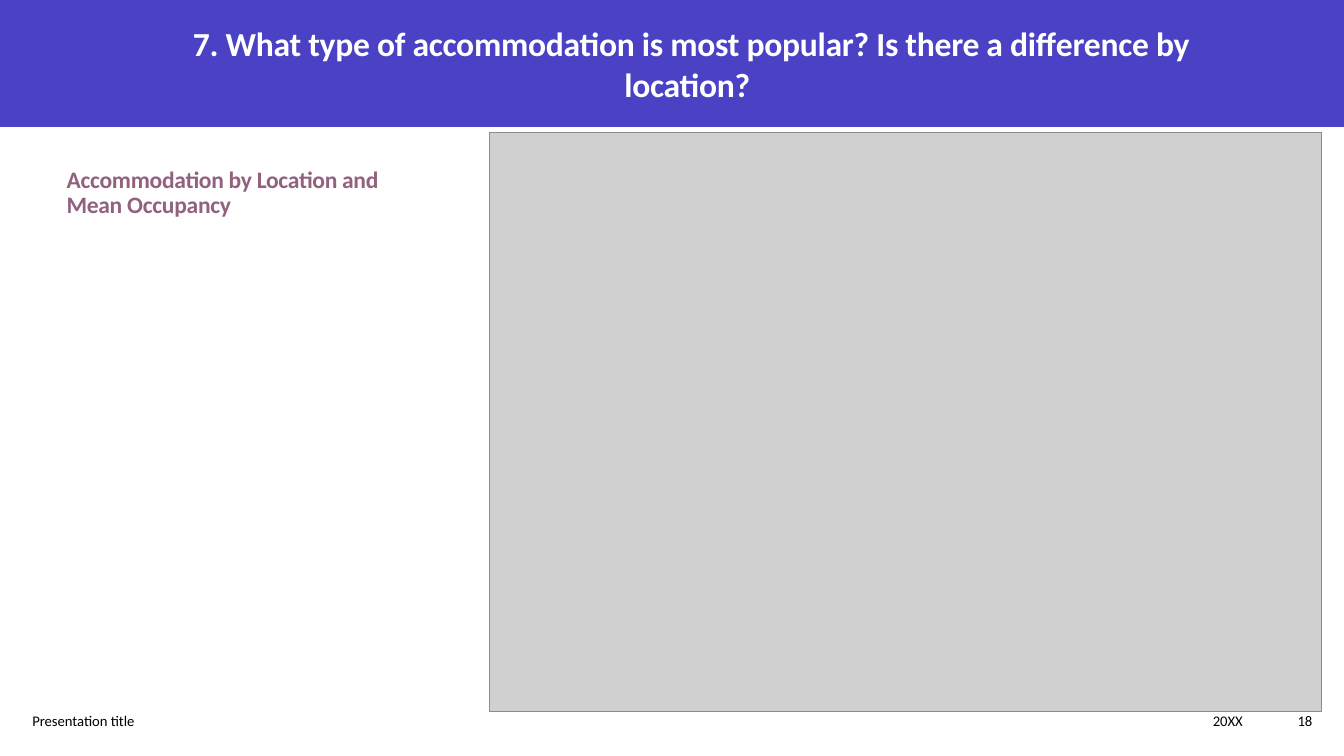
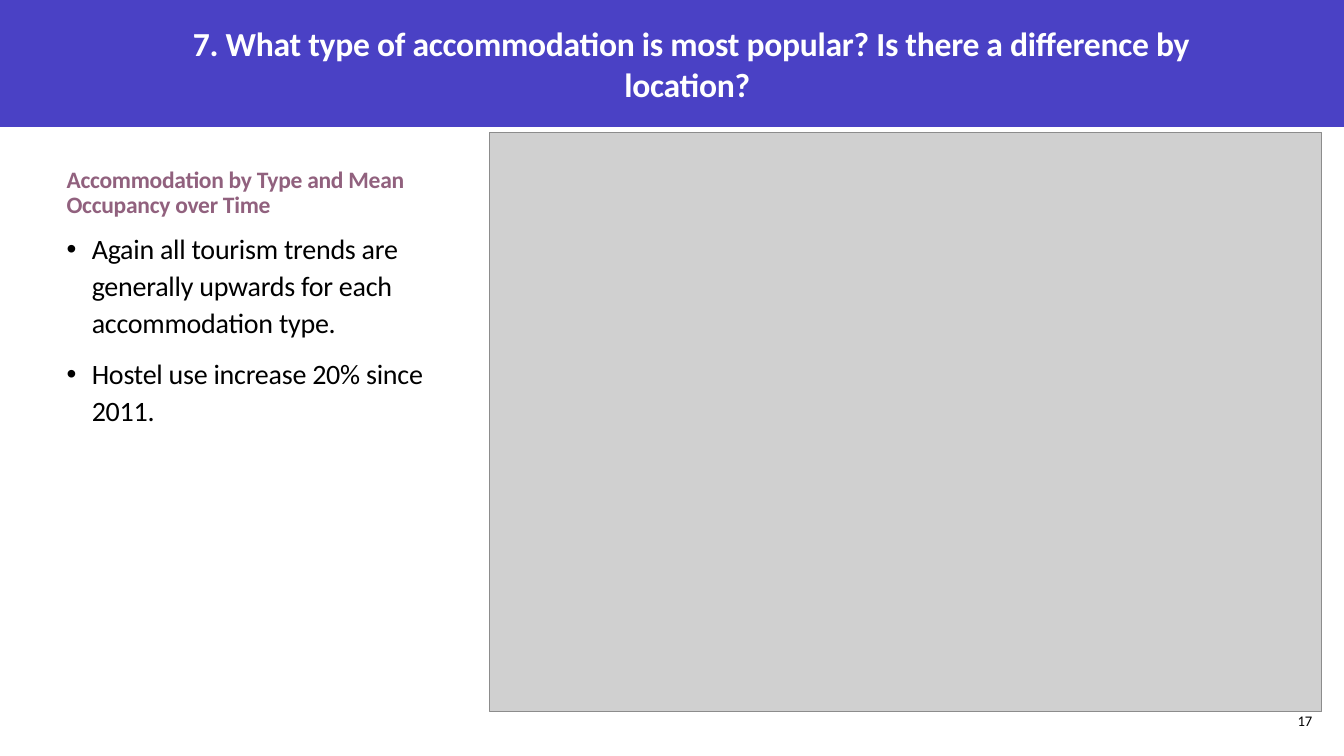
Before and after one commit to neilplenderleith/final_project_visit_scotland, a slide deck: slide 17 of Presentation/final_project_presentation.pptx (slide 18 before the commit). Drawn at 1344x756 pixels with LibreOffice and Linux fonts; fonts in the diff are those of the drawing; grey boxes stand for pictures. Boxes give left, top, right and bottom in pixels: in the first picture for what was removed or moved away, otherwise in the second. Text is boxed around its words. In the diff, an @@ line names an element or a change of style, - is before the commit and + after.

```diff
--- a/Presentation/final_project_presentation.pptx
+++ b/Presentation/final_project_presentation.pptx
@@ text at <box>67,171,404,217</box>: text changed @@
-Accommodation by Location and Mean Occupancy
+Accommodation by Type and Mean Occupancy over Time
@@ text added at <box>92,239,423,422</box>, 20 pt, text #000000 @@
+• Again all tourism trends are generally upwards for each accommodation type.
+• Hostel use increase 20% since 2011.
@@ text removed at <box>32,715,135,726</box> @@
-Presentation title
@@ text removed at <box>1213,716,1243,726</box> @@
-20XX
@@ page number at <box>1298,716,1313,726</box>: text changed @@
-18
+17
```
Also in this commit, not shown: 18 other slides changed, 1 slide removed, 2 other files.
